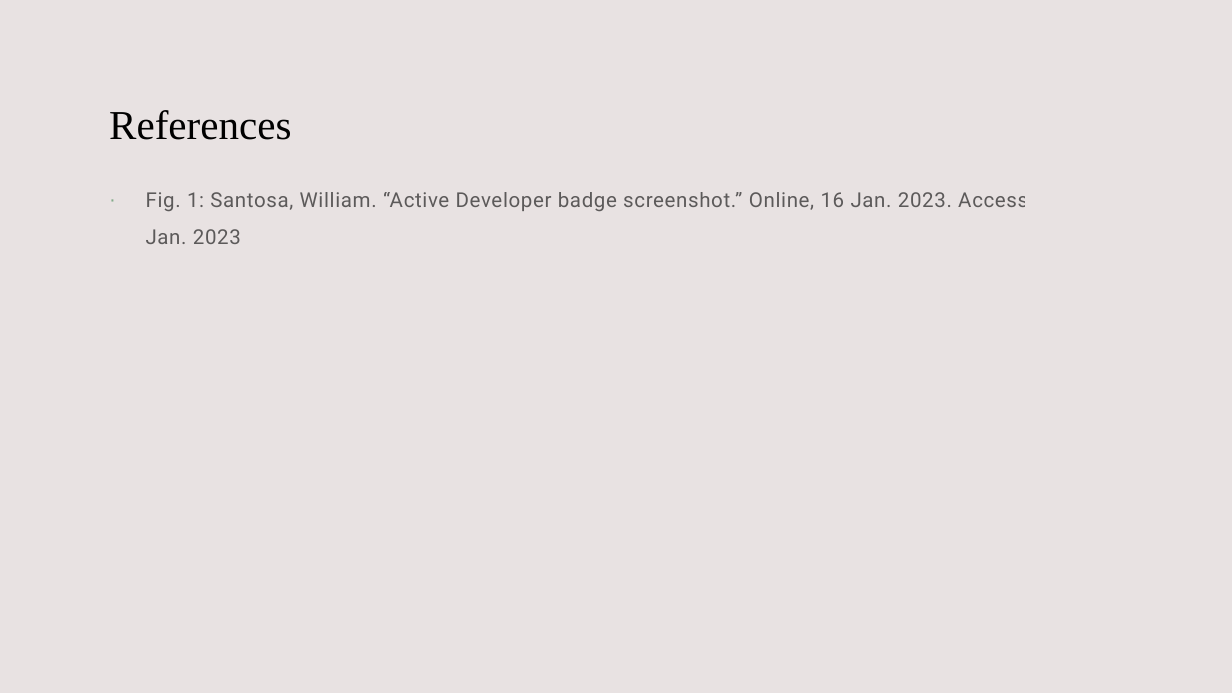
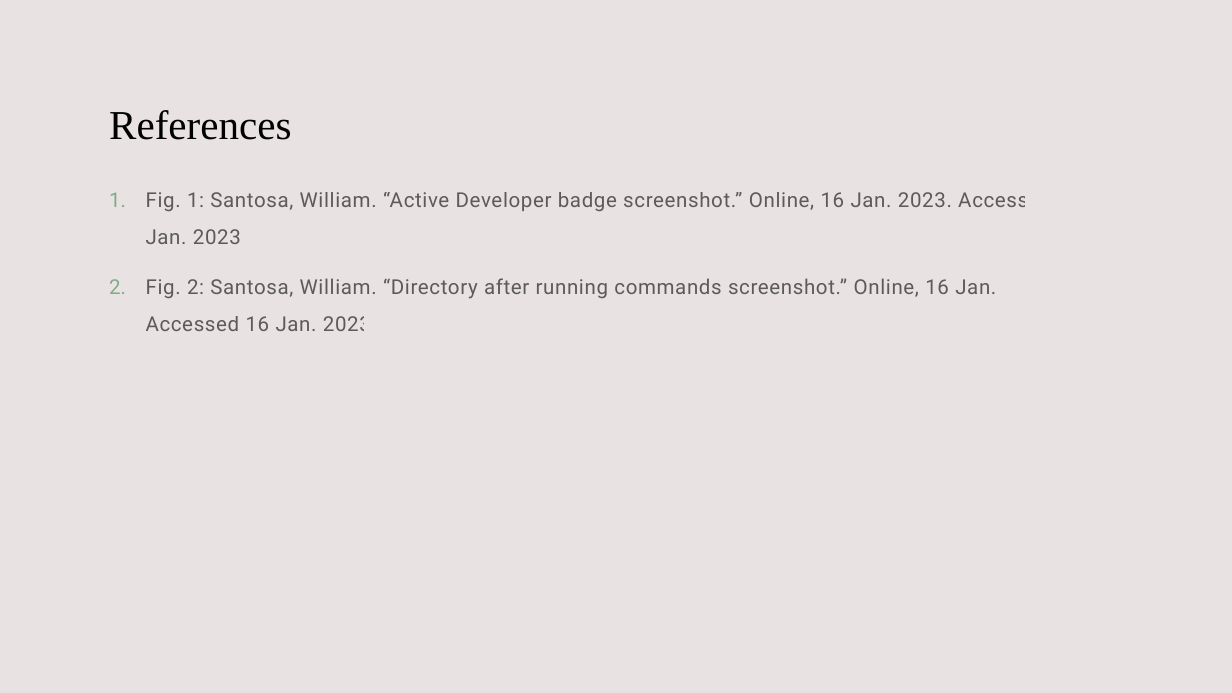
Before and after one commit to williamsantosa/cse185s-presentation, a slide deck: slide 6 of presentation.pptx (slide 5 before the commit). Drawn at 1232x693 pixels with LibreOffice and Linux fonts; fonts in the diff are those of the drawing. Boxes give left, top, right and bottom in pixels: in the first picture for what was removed or moved away, otherwise in the second. Text is boxed around its words. In the diff, an @@ line names an element or a change of style, - is before the commit and + after.

```diff
--- a/presentation.pptx
+++ b/presentation.pptx
@@ text at box(146, 278, 996, 331): paragraph added @@
+2. Fig. 2: Santosa, William. “Directory after running commands screenshot.” Online, 16 Jan. 2023. Accessed 16 Jan. 2023.
```
Also in this commit, not shown: 2 slides added, 1 slide removed, 3 other files.
